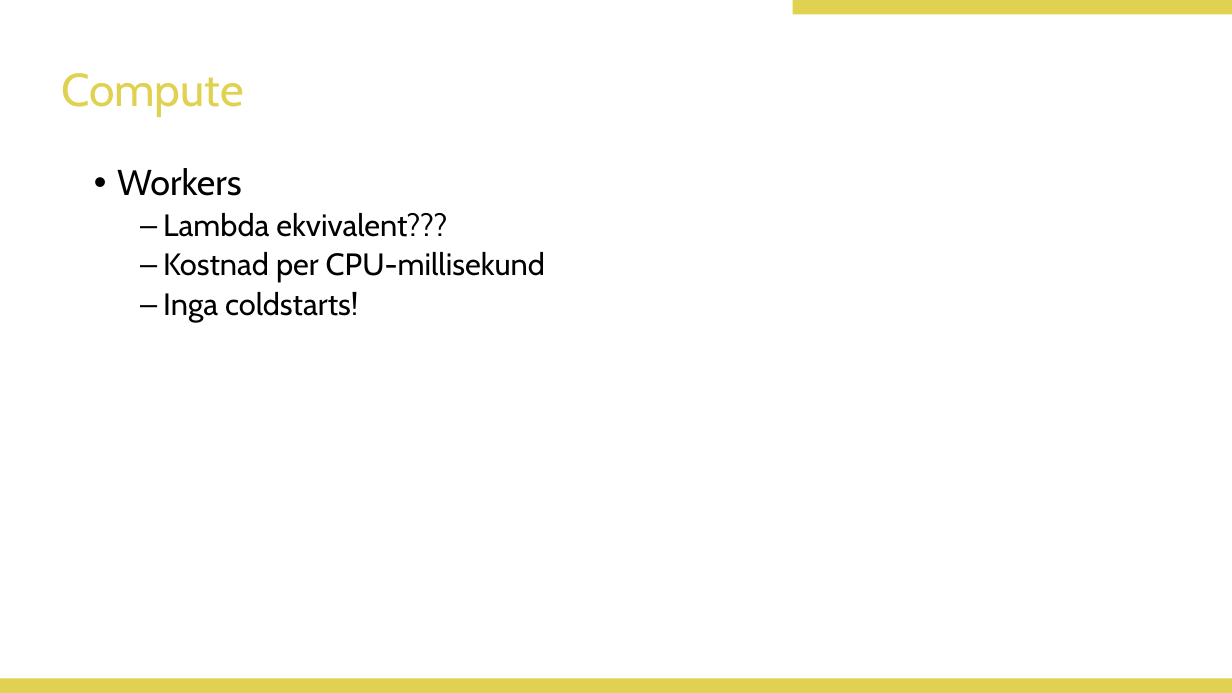
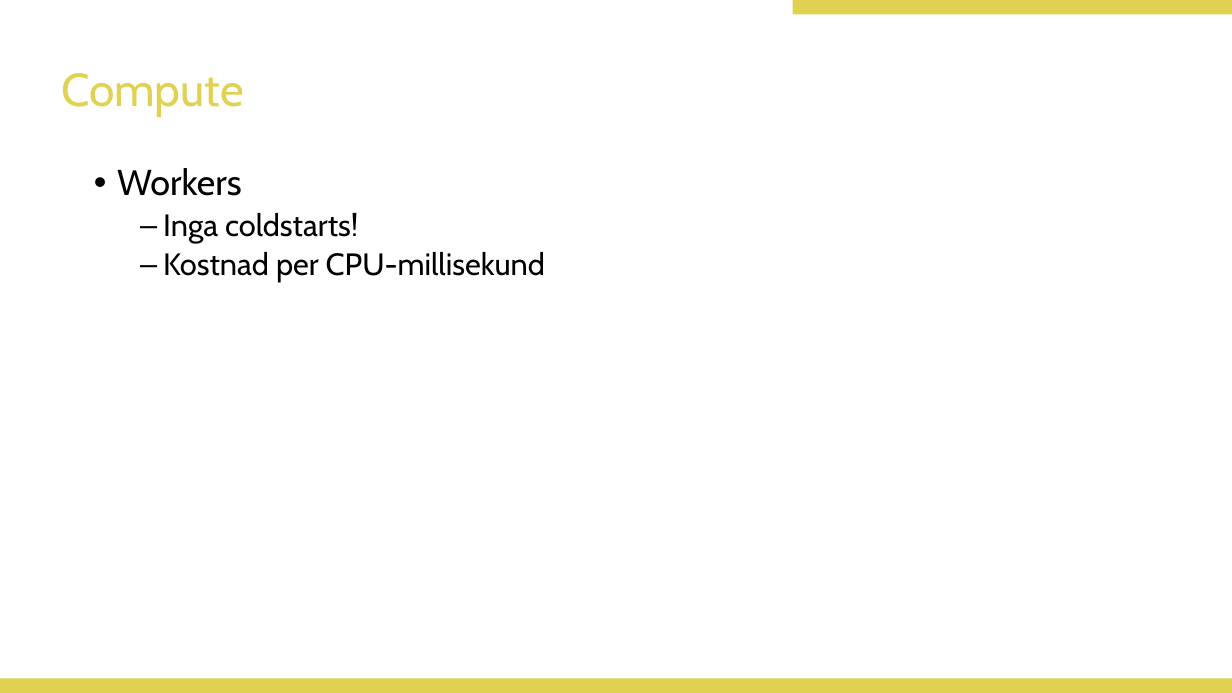
Before and after one commit to Doverstav/kitscon241, a slide deck: slide 5 of docs/presentation.pptx. Drawn at 1232x693 pixels with LibreOffice and Linux fonts; fonts in the diff are those of the drawing. Boxes give left, top, right and bottom in pixels: in the first picture for what was removed or moved away, otherwise in the second. Text is boxed around its words. In the diff, an @@ line names an element or a change of style, - is before the commit and + after.

```diff
--- a/docs/presentation.pptx
+++ b/docs/presentation.pptx
@@ text at (163, 213, 358, 243): text changed @@
-  – Lambda ekvivalent???
+  – Inga coldstarts!
@@ text at (163, 292, 358, 322): paragraph removed @@
-  – Inga coldstarts!
```
Also in this commit, not shown: 4 other slides changed, 9 slides added, 7 slides removed, 1 other file.
